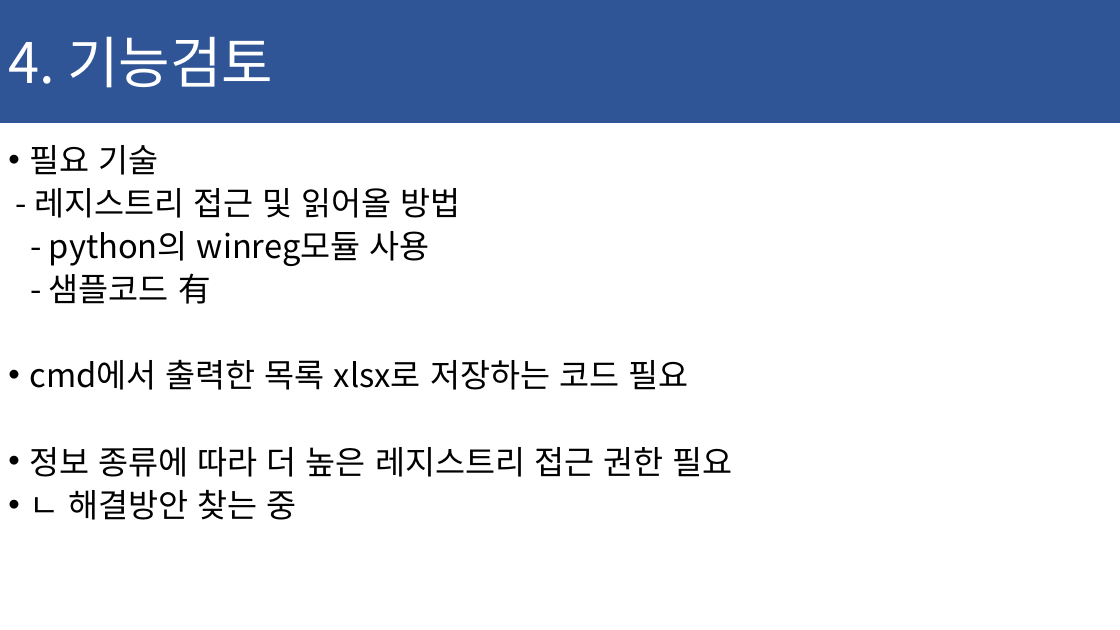
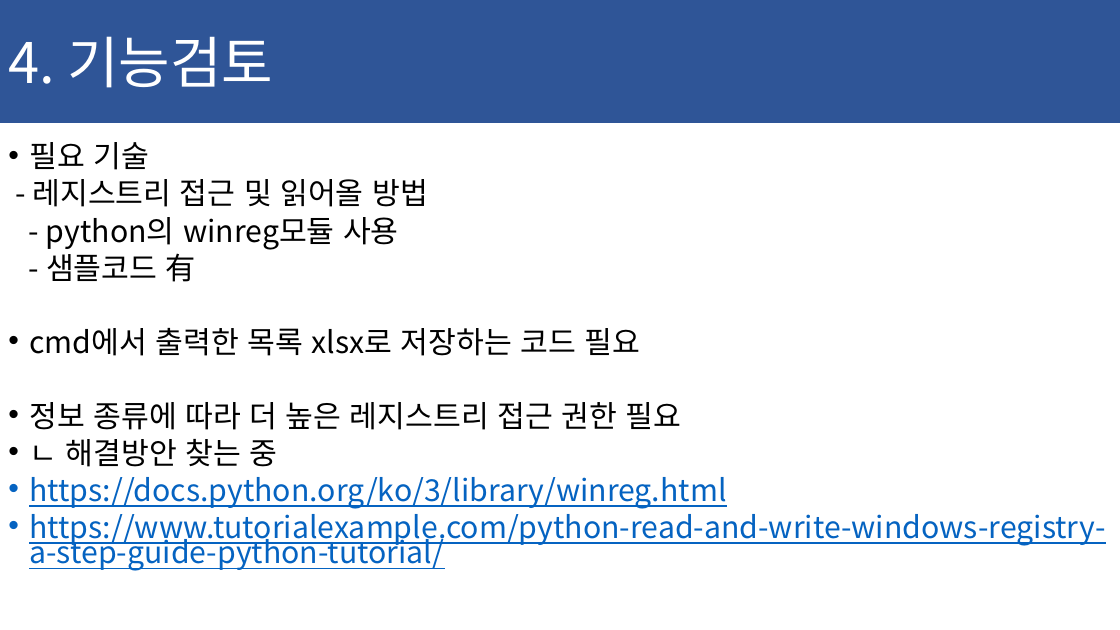
Before and after one commit to ChaeSung-Lee/DJ_InternShip, a slide deck: slide 28 of 2021_Summer/jp.hong/Project_BnD_jph.pptx (slide 27 before the commit). Drawn at 1120x630 pixels with LibreOffice and Linux fonts; fonts in the diff are those of the drawing. Boxes give left, top, right and bottom in pixels: in the first picture for what was removed or moved away, otherwise in the second. Text is boxed around its words. In the diff, an @@ line names an element or a change of style, - is before the commit and + after.

```diff
--- a/2021_Summer/jp.hong/Project_BnD_jph.pptx
+++ b/2021_Summer/jp.hong/Project_BnD_jph.pptx
@@ text at [29,142,682,467]: size 28 to 25.9 pt in "필요 기술", "- 레지스트리 접근 및 읽어올 방법", "- python의 winreg모듈 사용", "- 샘플코드 有" and 3 more places; line spacing 0.8 to 0.7 @@
@@ text at [29,477,1105,571]: paragraphs added @@
+• https://docs.python.org/ko/3/library/winreg.html
+• https://www.tutorialexample.com/python-read-and-write-windows-registry-a-step-guide-python-tutorial/
```
Also in this commit, not shown: 1 other slide changed, 1 slide added.
